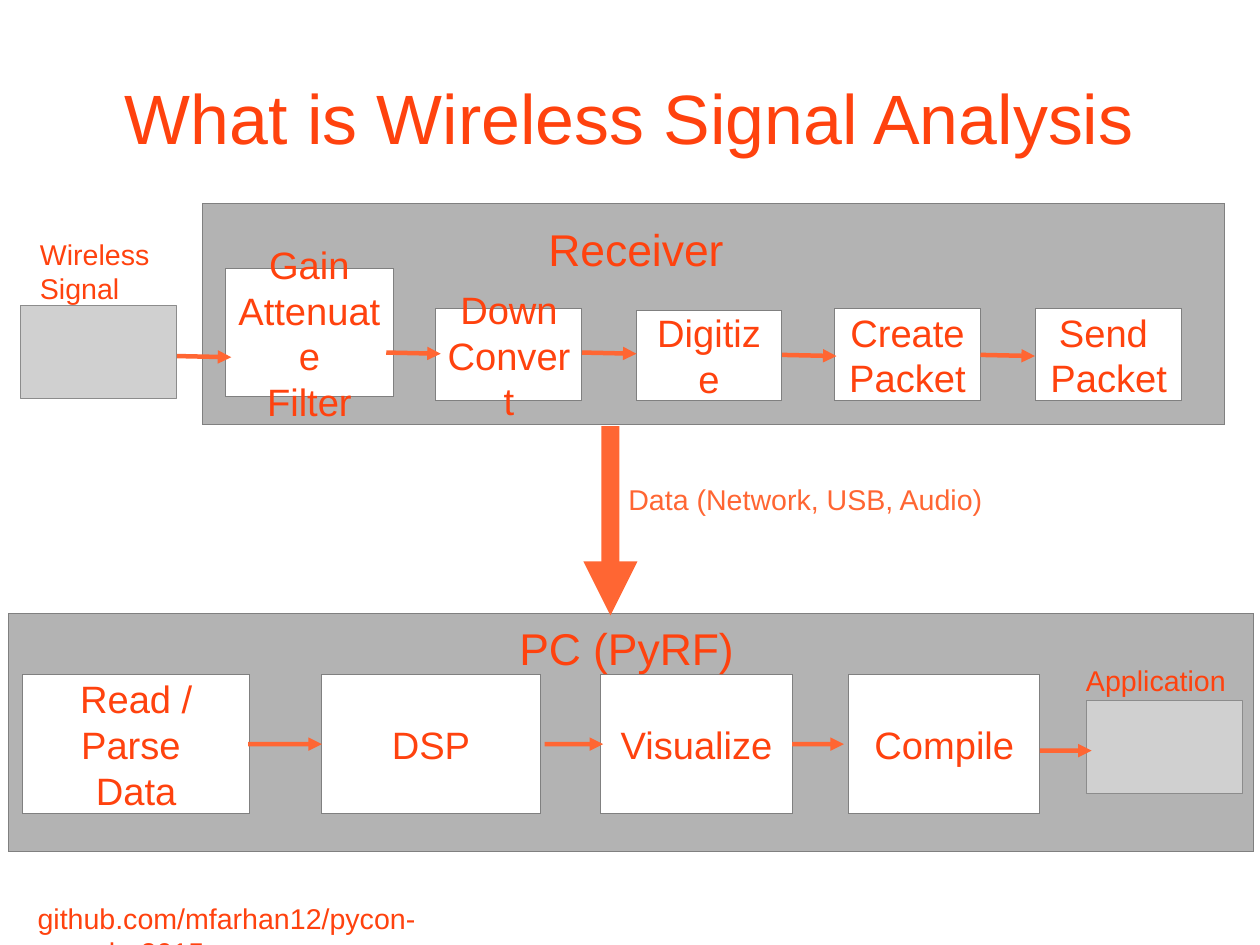
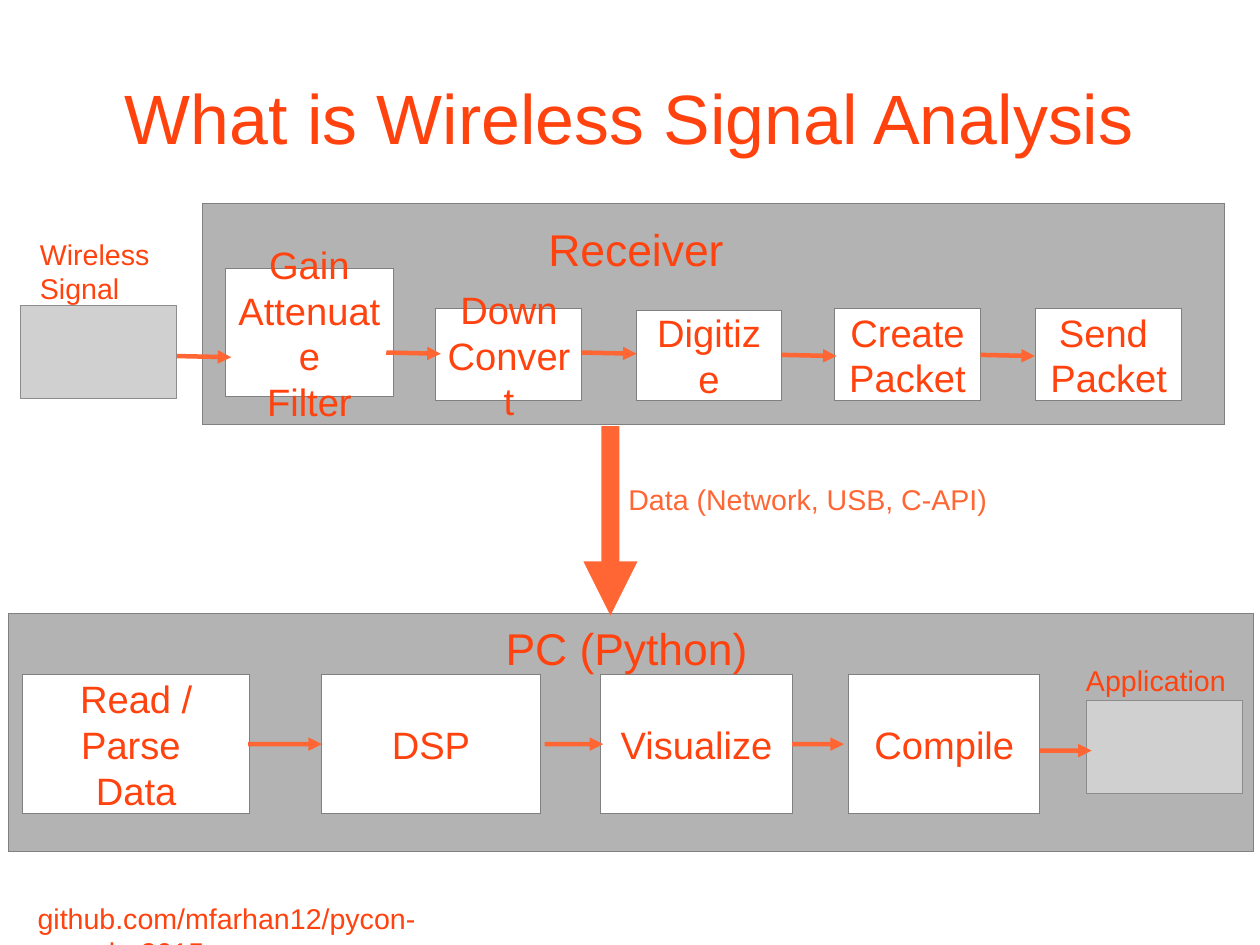
Before and after one commit to mfarhan12/pycon-canada-2015, a slide deck: slide 7 of Pycon2105.odp (slide 6 before the commit). Drawn at 1260x945 pixels with LibreOffice and Linux fonts; fonts in the diff are those of the drawing; grey boxes stand for pictures; background and template pictures are left out. Boxes give left, top, right and bottom in pixels: in the first picture for what was removed or moved away, otherwise in the second. Text is boxed around its words. In the diff, an @@ line names an element or a change of style, - is before the commit and + after.

Commit message:
began adding slides on signal analysis

```diff
--- a/Pycon2105.odp
+++ b/Pycon2105.odp
@@ text at (x1=628, y1=489, x2=987, y2=516): text changed @@
-Data (Network, USB, Audio)
+Data (Network, USB, C-API)
@@ text at (x1=506, y1=633, x2=748, y2=674): text changed @@
-PC (PyRF)
+PC (Python)
```
Also in this commit, not shown: 2 other slides changed, 2 slides added, 2 slides removed, 1 other file.
